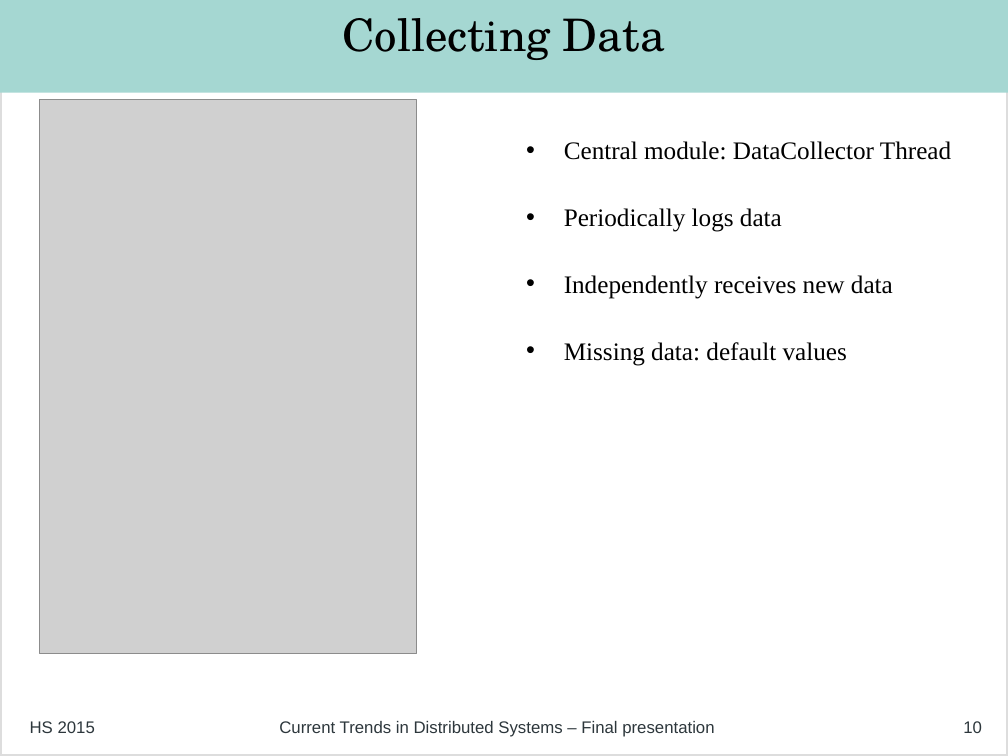
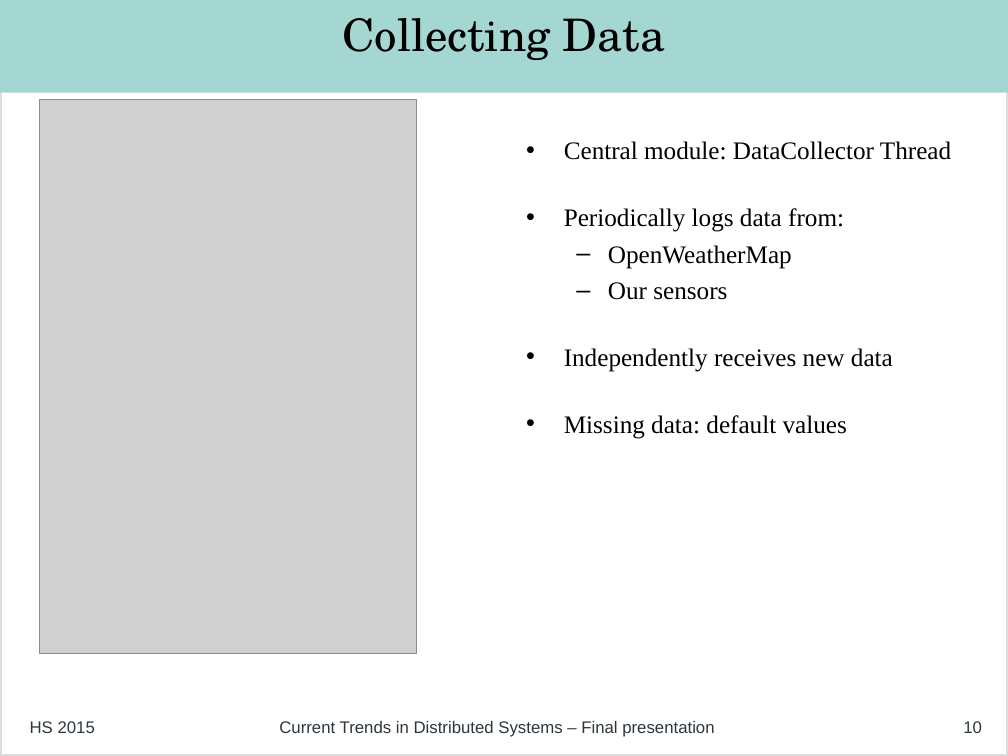
Before and after one commit to philipp-oldenburg/ctds-storm, a slide deck: slide 10 of Project-Weather-Station/FinalPresentation/Final Presentation - FINAL.odp. Drawn at 1008x756 pixels with LibreOffice and Linux fonts; fonts in the diff are those of the drawing; grey boxes stand for pictures. Boxes give left, top, right and bottom in pixels: in the first picture for what was removed or moved away, otherwise in the second. Text is boxed around its words. In the diff, an @@ line names an element or a change of style, - is before the commit and + after.

Commit message:
final change to presentation

```diff
--- a/Project-Weather-Station/FinalPresentation/Final Presentation - FINAL.odp
+++ b/Project-Weather-Station/FinalPresentation/Final Presentation - FINAL.odp
@@ text at [564,208,844,300]: text changed @@
-• Periodically logs data
+• Periodically logs data from:
+  – OpenWeatherMap
+  – Our sensors
```
Also in this commit, not shown: 1 other slide changed, 1 other file.
